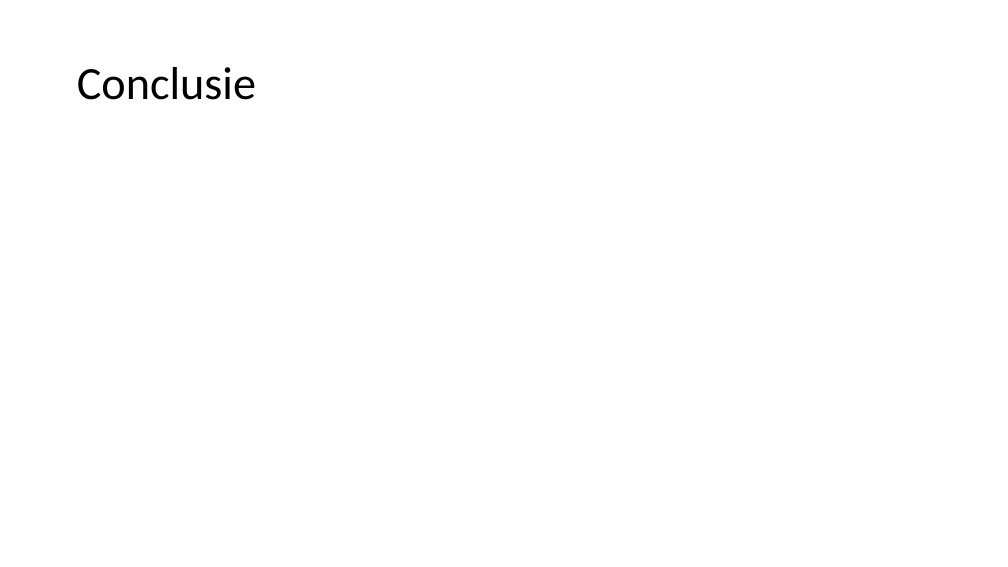
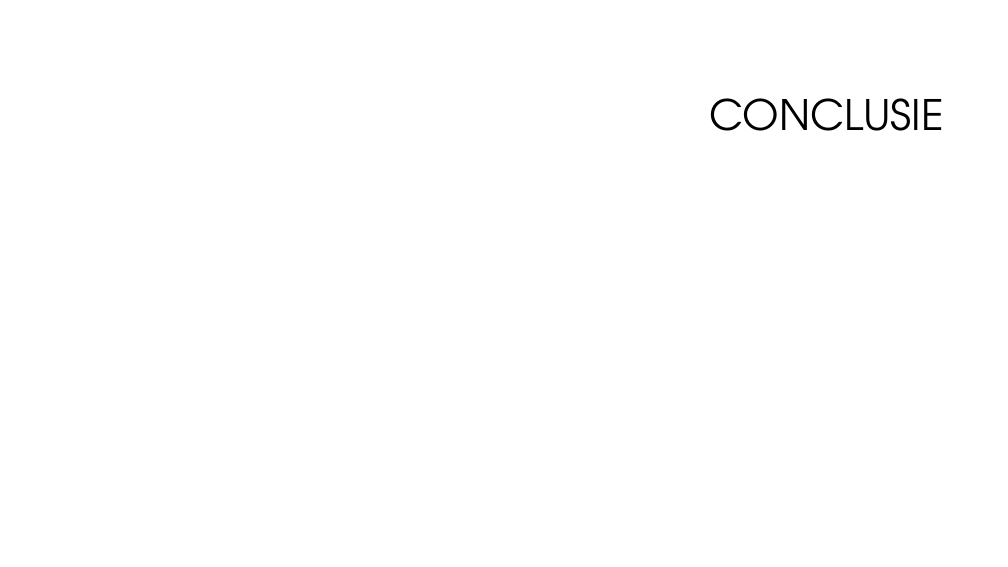
Before and after one commit to CBarendrecht/mod2b, a slide deck: slide 10 of Presentatie/Presentatie.pptx. Drawn at 1008x567 pixels with LibreOffice and Linux fonts; fonts in the diff are those of the drawing; background and template pictures are left out. Boxes give left, top, right and bottom in pixels: in the first picture for what was removed or moved away, otherwise in the second. Text is boxed around its words. In the diff, an @@ line names an element or a change of style, - is before the commit and + after.

```diff
--- a/Presentatie/Presentatie.pptx
+++ b/Presentatie/Presentatie.pptx
@@ title at <box>710,98,944,131</box>: text changed; size 44 to 40 pt; font Calibri to TeX Gyre Adventor @@
-Conclusie
+CONCLUSIE
```
Also in this commit, not shown: 10 other slides changed, 1 other file.
